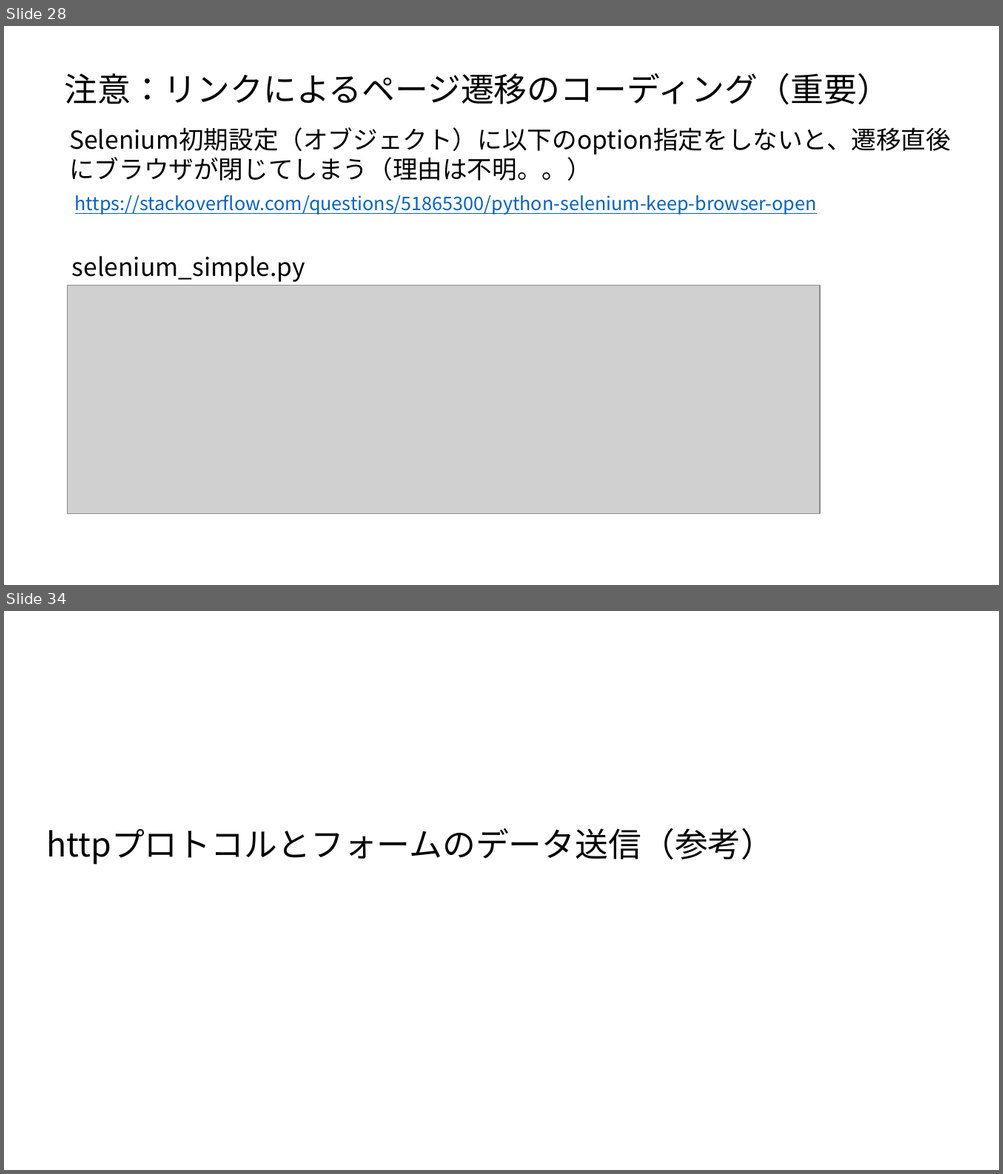
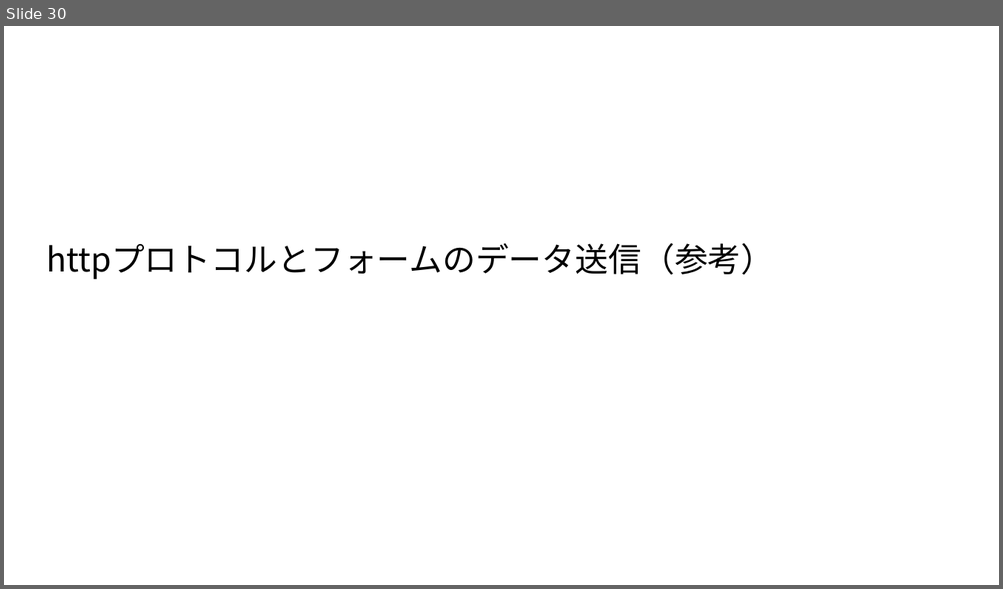
Before and after one commit to ueharaLab/bigdata7_selenium, a slide deck: bigdata6_selenium.pptx. Shown one above the other, each under a label of ours: slides 28 and 34 before the commit, slide 30 after it; the slides between them are not shown. The pictures are 1003x1174 and 1003x589 pixels, drawn with LibreOffice and Linux fonts; fonts in the diff are those of the drawing; grey boxes stand for pictures. Boxes give left, top, right and bottom in pixels: in the first picture for what was removed or moved away, otherwise in the second. Text is boxed around its words. In the diff, an @@ line names an element or a change of style, - is before the commit and + after.

```diff
--- a/bigdata6_selenium.pptx
+++ b/bigdata6_selenium.pptx
@@ slide 28 removed at (4,26,999,585), background #FFFFFF @@
@@ text removed at (64,73,890,104) @@
-注意：リンクによるページ遷移のコーディング（重要）
@@ text removed at (69,127,950,181) @@
-Selenium初期設定（オブジェクト）に以下のoption指定をしないと、遷移直後にブラウザが閉じてしまう（理由は不明。。）
@@ text removed at (75,195,817,215) @@
-https://stackoverflow.com/questions/51865300/python-selenium-keep-browser-open
@@ text removed at (72,256,305,282) @@
-selenium_simple.py
@@ picture removed at (68,286,819,514) @@
@@ what was slide 34 is now slide 30 @@
```
Also in this commit, not shown: 10 slides changed, 1 slide added, 4 other slides removed, 25 other files.
